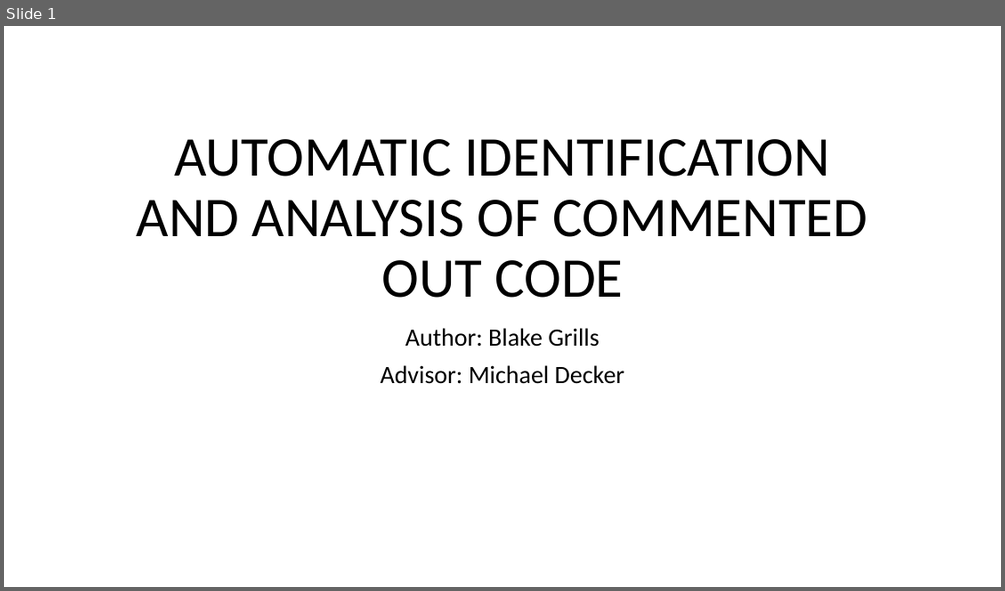
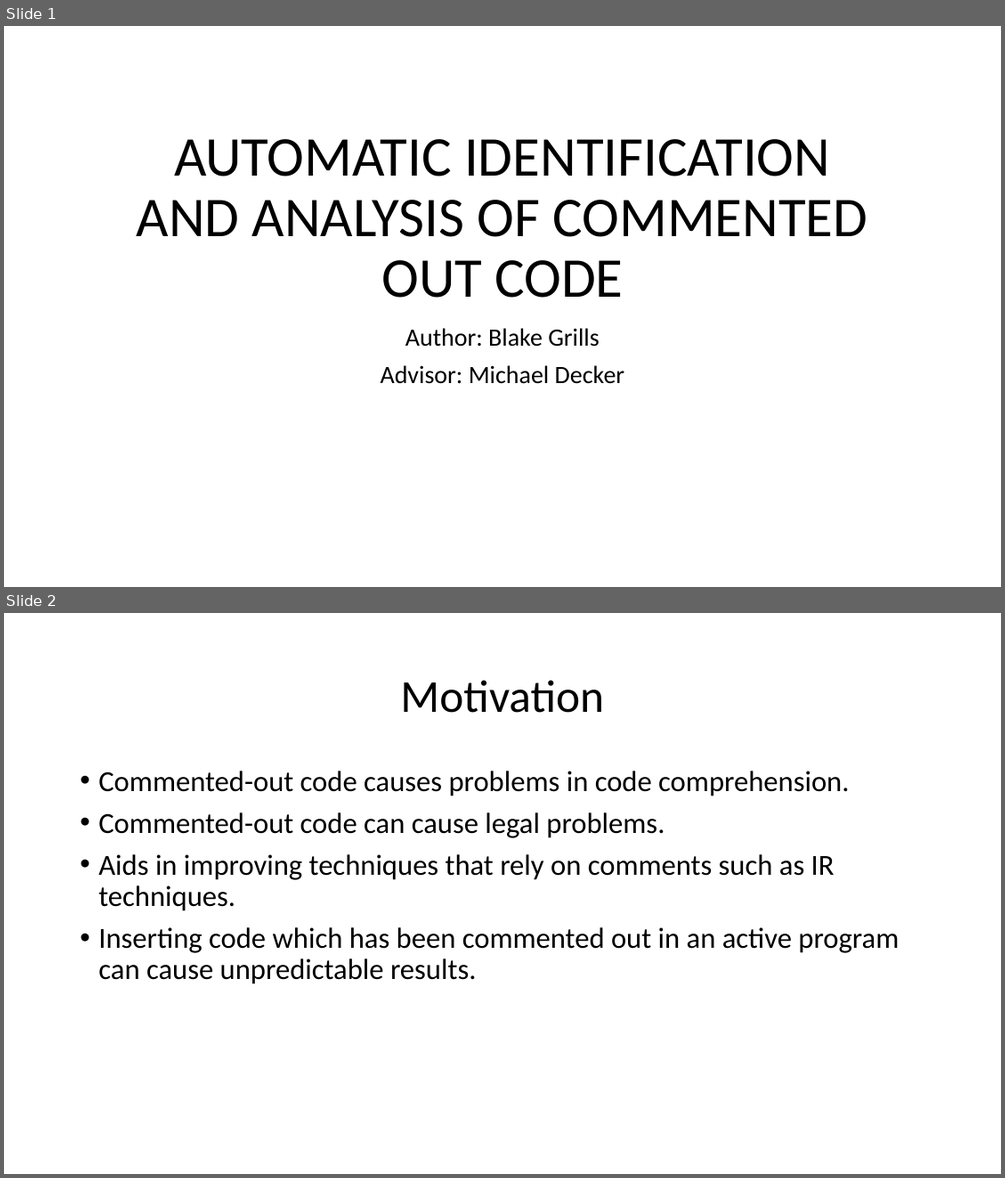
Before and after one commit to mjdecker/Commented-out-Code-Analysis, a slide deck: AUTOMATIC IDENTIFICATION AND ANALYSIS OF COMMENTED OUT CODE.pptx. Shown one above the other, each under a label of ours: slide 1 before the commit, slides 1 and 2 after it. The pictures are 1005x591 and 1005x1178 pixels, drawn with LibreOffice and Linux fonts; fonts in the diff are those of the drawing. Boxes give left, top, right and bottom in pixels: in the first picture for what was removed or moved away, otherwise in the second. Text is boxed around its words. In the diff, an @@ line names an element or a change of style, - is before the commit and + after.

```diff
--- a/AUTOMATIC IDENTIFICATION AND ANALYSIS OF COMMENTED OUT CODE.pptx
+++ b/AUTOMATIC IDENTIFICATION AND ANALYSIS OF COMMENTED OUT CODE.pptx
@@ slide 2 added at (4,613,1001,1174), background #FFFFFF @@
@@ title added at (400,680,604,713), 44 pt, text #000000 @@
+Motivation
@@ text added at (98,771,898,984), 28 pt, text #000000 @@
+• Commented-out code causes problems in code comprehension.
+• Commented-out code can cause legal problems.
+• Aids in improving techniques that rely on comments such as IR techniques.
+• Inserting code which has been commented out in an active program can cause unpredictable results.
```
Also in this commit, not shown: 6 slides changed, 6 other slides added, 3 slides removed.
